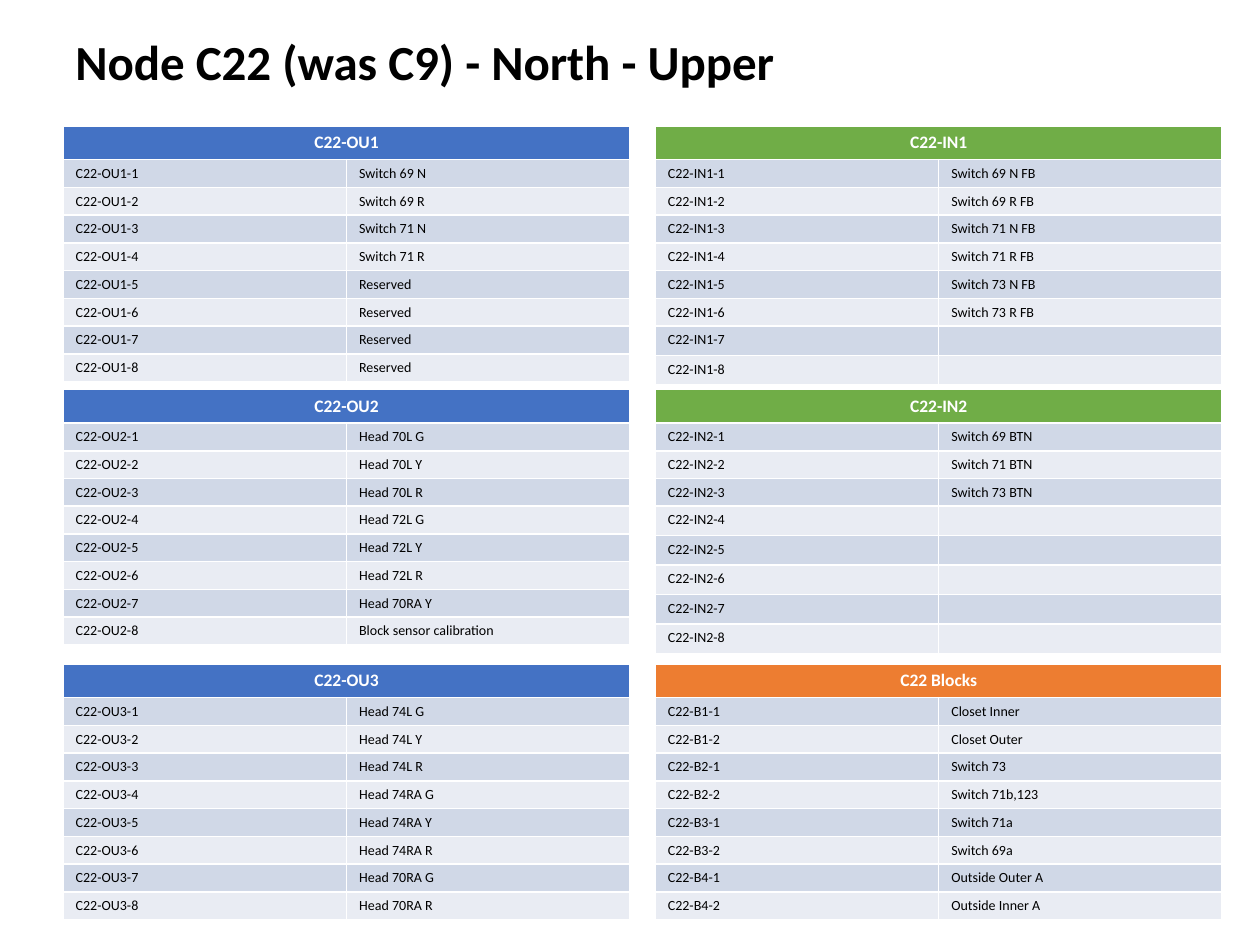
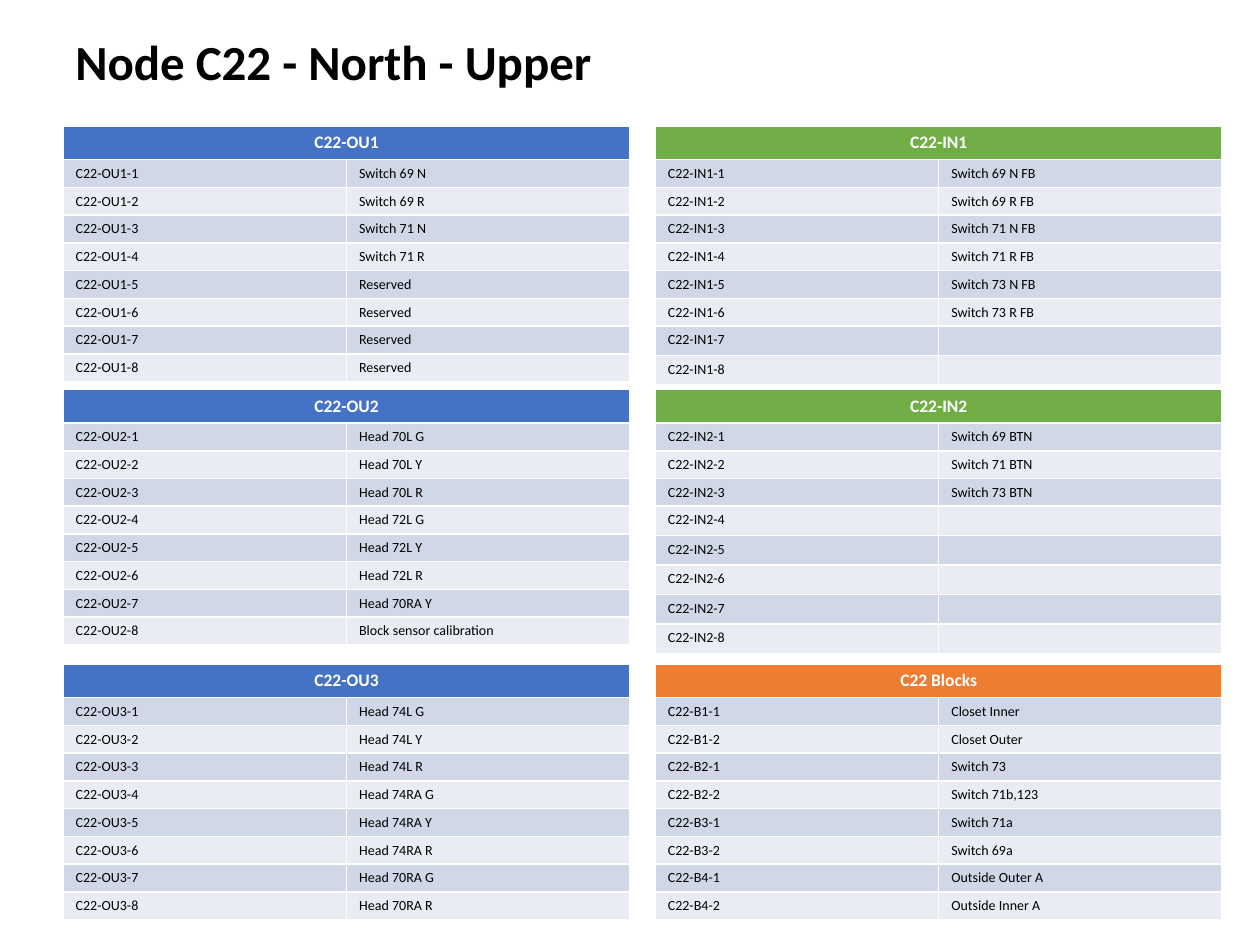
Before and after one commit to lnevo/hart, a slide deck: slide 12 of docs/wiring/Wiring_Schematic.pptx. Drawn at 1260x945 pixels with LibreOffice and Linux fonts; fonts in the diff are those of the drawing. Boxes give left, top, right and bottom in pixels: in the first picture for what was removed or moved away, otherwise in the second. Text is boxed around its words. In the diff, an @@ line names an element or a change of style, - is before the commit and + after.

```diff
--- a/docs/wiring/Wiring_Schematic.pptx
+++ b/docs/wiring/Wiring_Schematic.pptx
@@ text at box(75, 45, 591, 88): text changed @@
-Node C22 (was C9) - North - Upper
+Node C22 - North - Upper
```
Also in this commit, not shown: 12 other slides changed, 3 other files.
